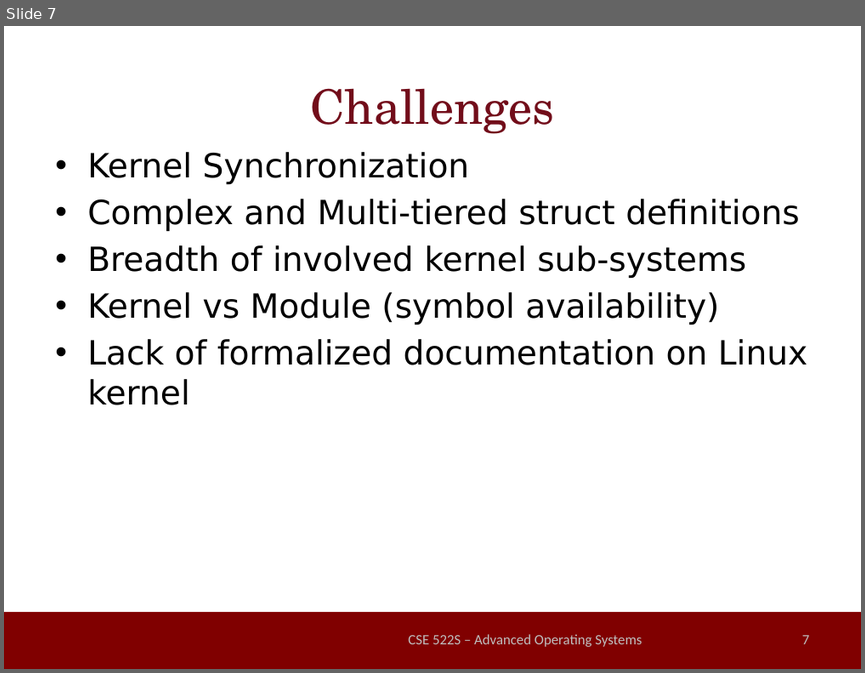
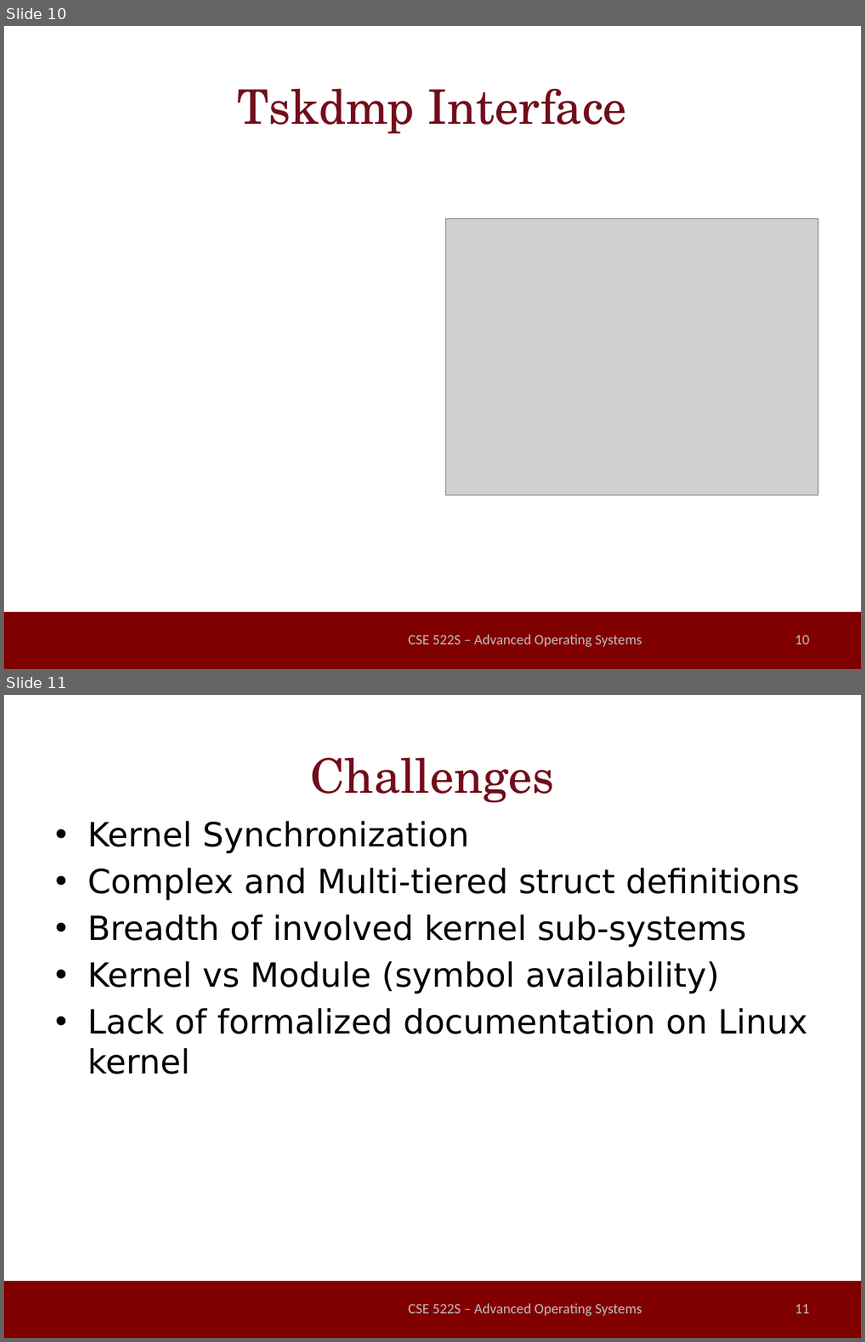
Before and after one commit to millerrt3/LinuxSuspendable, a slide deck: final_presentation.pptx. Shown one above the other, each under a label of ours: slide 7 before the commit, slides 10 and 11 after it. The pictures are 865x673 and 865x1342 pixels, drawn with LibreOffice and Linux fonts; fonts in the diff are those of the drawing; grey boxes stand for pictures; background and template pictures are left out. Boxes give left, top, right and bottom in pixels: in the first picture for what was removed or moved away, otherwise in the second. Text is boxed around its words. In the diff, an @@ line names an element or a change of style, - is before the commit and + after.

```diff
--- a/final_presentation.pptx
+++ b/final_presentation.pptx
@@ slide 10 added at [4,26,861,669], background #FFFFFF; not listed: 1 template element that a slide beside it also shows @@
@@ title added at [238,88,627,134], 40 pt, text #720D1A @@
+Tskdmp Interface
@@ picture added at [446,219,818,494] @@
@@ text added at [408,634,642,646], 12 pt, text #BFBFBF @@
+CSE 522S – Advanced Operating Systems
@@ page number added at [794,635,809,644], 12 pt, text #BFBFBF @@
+10
@@ what was slide 7 is now slide 11 @@
@@ page number at [794,1304,809,1313]: text changed @@
-7
+11
```
Also in this commit, not shown: 3 slides changed, 3 other slides added.
